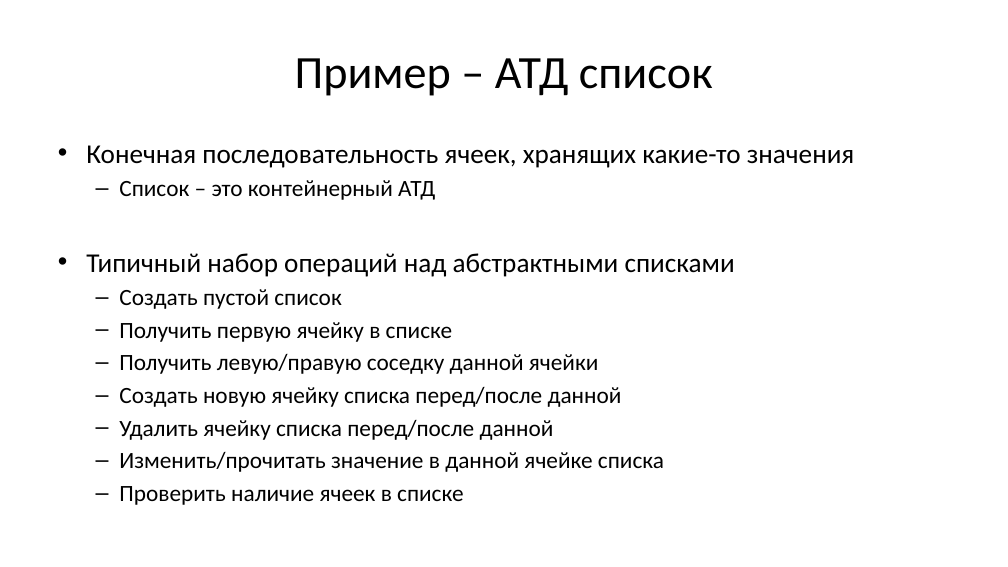
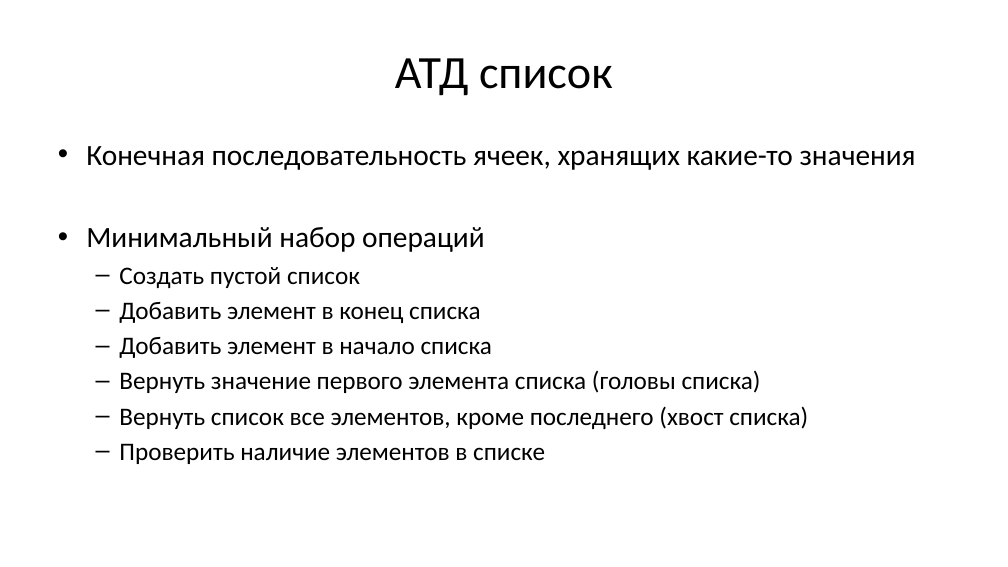
Before and after one commit to Evgueni-Petrov-aka-espetrov/Algorithms-and-Programming-in-C-pptx, a slide deck: slide 10 of 08 Списки.pptx (slide 5 before the commit). Drawn at 1008x567 pixels with LibreOffice and Linux fonts; fonts in the diff are those of the drawing. Boxes give left, top, right and bottom in pixels: in the first picture for what was removed or moved away, otherwise in the second. Text is boxed around its words. In the diff, an @@ line names an element or a change of style, - is before the commit and + after.

```diff
--- a/08 Списки.pptx
+++ b/08 Списки.pptx
@@ title at (395, 58, 613, 96): text changed @@
-Пример – АТД список
+АТД список
@@ text at (86, 146, 916, 288): size 25.9 to 28 pt in "Конечная последовательность ячеек, хранящих какие-то значени ..."; size 22.2 to 24 pt in "Создать пустой список" @@
@@ text at (86, 227, 485, 252): text changed; size 25.9 to 28 pt @@
-  – Список – это контейнерный АТД
-• Типичный набор операций над абстрактными списками
+• Минимальный набор операций
@@ text at (119, 302, 808, 464): text changed; size 22.2 to 24 pt @@
-  – Получить первую ячейку в списке
-  – Получить левую/правую соседку данной ячейки
-  – Создать новую ячейку списка перед/после данной
-  – Удалить ячейку списка перед/после данной
-  – Изменить/прочитать значение в данной ячейке списка
-  – Проверить наличие ячеек в списке
+  – Добавить элемент в конец списка
+  – Добавить элемент в начало списка
+  – Вернуть значение первого элемента списка (головы списка)
+  – Вернуть список все элементов, кроме последнего (хвост списка)
+  – Проверить наличие элементов в списке
```
Also in this commit, not shown: 10 other slides changed, 5 slides added.
